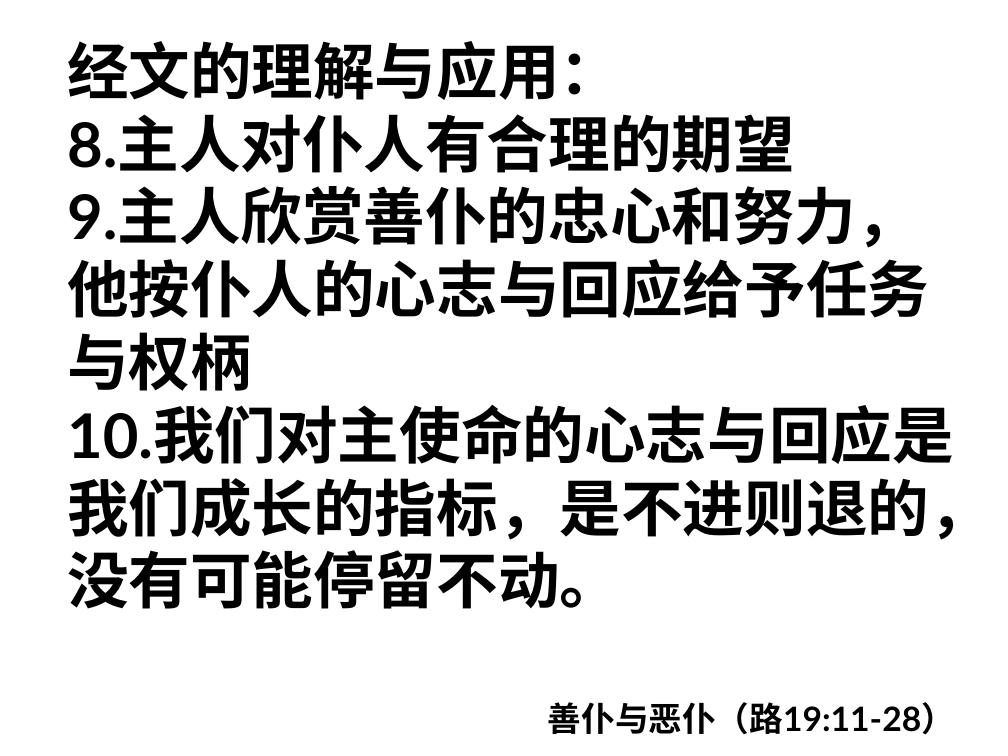
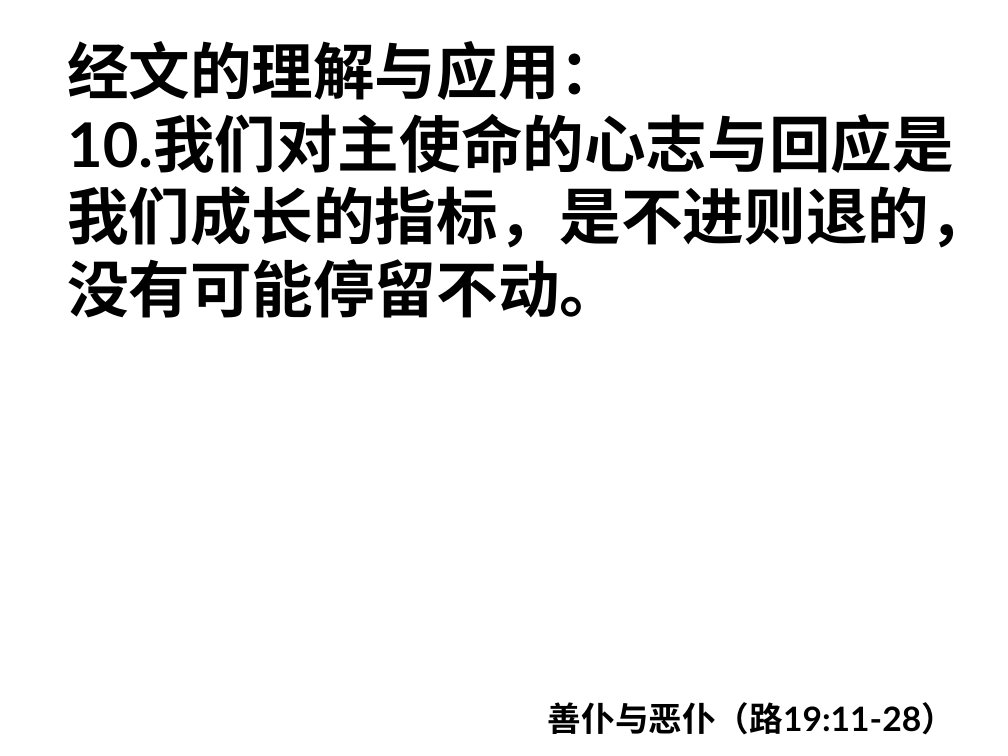
Before and after one commit to jackey-qiu/pyworship, a slide deck: slide 99 of 2023-08-16.pptx (slide 91 before the commit). Drawn at 1008x756 pixels with LibreOffice and Linux fonts; fonts in the diff are those of the drawing. Boxes give left, top, right and bottom in pixels: in the first picture for what was removed or moved away, otherwise in the second. Text is boxed around its words. In the diff, an @@ line names an element or a change of style, - is before the commit and + after.

```diff
--- a/2023-08-16.pptx
+++ b/2023-08-16.pptx
@@ text at <box>67,114,929,391</box>: paragraphs removed @@
-8.主人对仆人有合理的期望
-9.主人欣赏善仆的忠心和努力，他按仆人的心志与回应给予任务与权柄
```
Also in this commit, not shown: 4 other slides changed, 9 slides added, 1 other file.
